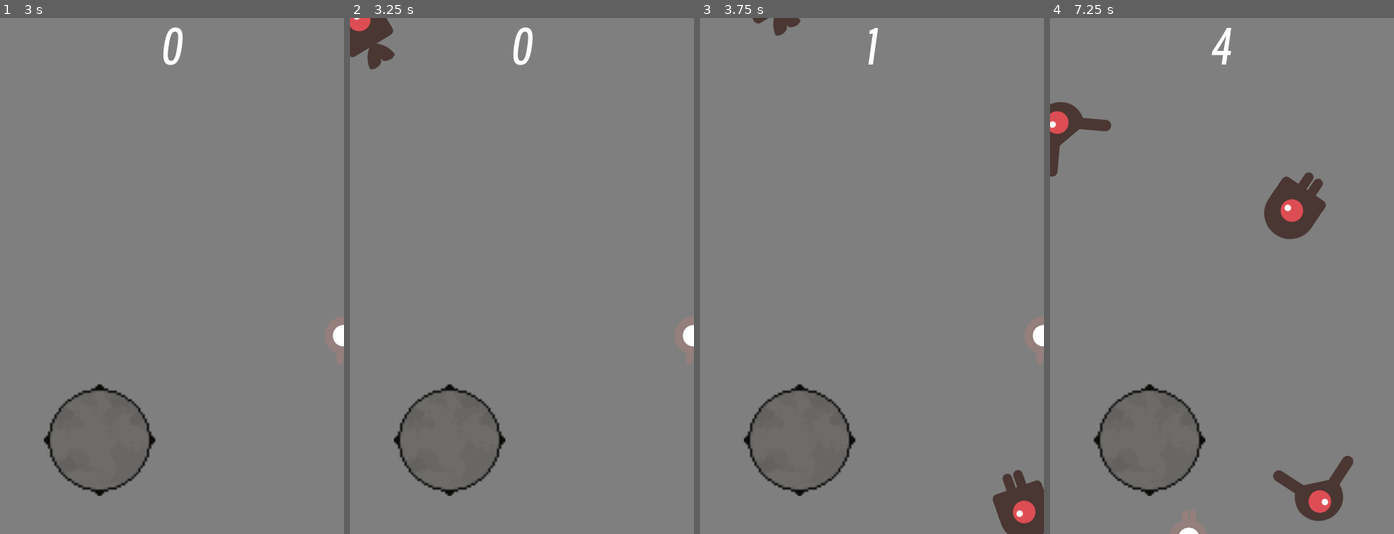
Above: before the commit, frames 1-4 (left to right).
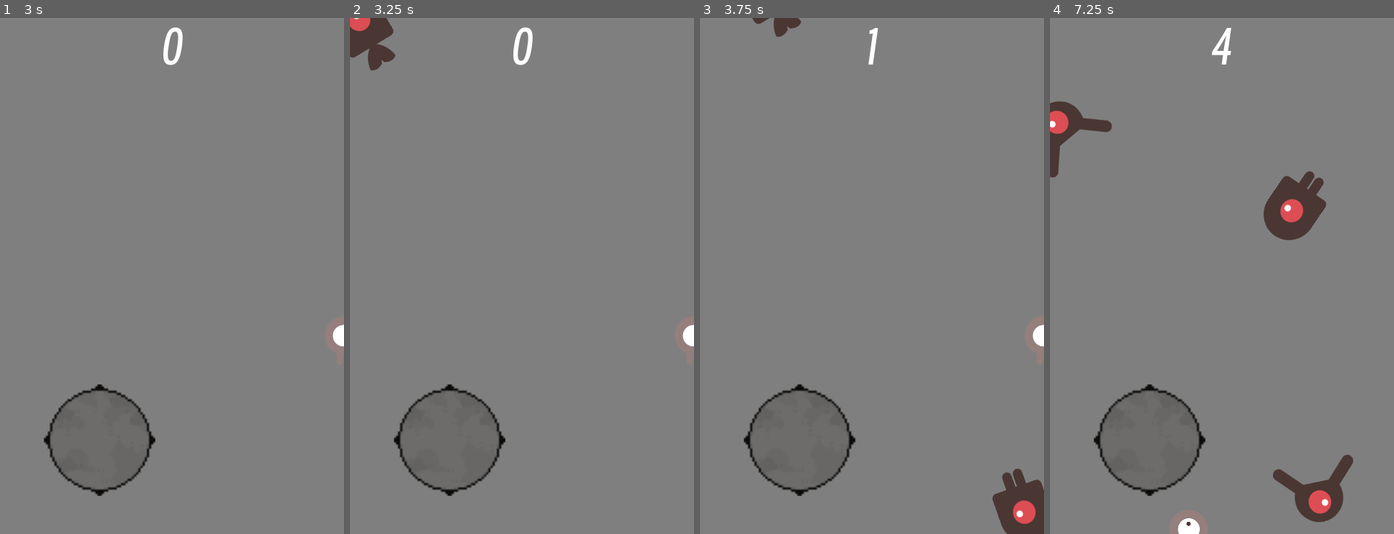
Above: after the commit, the same moments.

Repository: execute500/godot_demo
Game: Godot game, scene res://scene/main/main.tscn
Two runs of this game, one before a commit and one after it. Both use one fixed random seed, a clock stepped at 60 frames per second and the inputs below.
Inputs (mouse positions are in pixels of both pictures, inside the frame that each line leads up to):
- Up to frame 1 (3 s): click "开始" at 0.5 s; tap Enter at 1.25 s; move the mouse to (247, 250) at 1.27 s; hold Right (move_right) 1.28-2 s; click (247, 250) at 1.42 s; drag from (103, 301) to (154, 379) at 2.02 s; move the mouse to (206, 162) at 2.77 s; hold Right (move_right) from 2.78 s (still down)
- Up to frame 2 (3.25 s): keep holding Right (move_right)
- Up to frame 3 (3.75 s): release Right (move_right) at 3.5 s; drag from (854, 379) to (768, 198) at 3.52 s
- Up to frame 4 (7.25 s): move the mouse to (1325, 353) at 4.27 s; hold Left (move_left) 4.28-5 s; drag from (1118, 198) to (1194, 337) at 5.02 s; move the mouse to (1239, 276) at 5.77 s; hold Down (move_down) 5.78-6.5 s; click (1239, 276) at 5.92 s; drag from (1170, 147) to (1153, 301) at 6.52 s

Frame 1 is identical in both runs. In frame 2, less than 0.1% of the frame differs, in the area x 0-14%, y 0-11%; in frame 3, 0.1%; in frame 4, 0.4%, in the area x 0-89%, y 16-100%.

Commit message:
调整怪物碰撞箱

Diff:
--- a/scene/mob/mob.gd
+++ b/scene/mob/mob.gd
@@ -2,7 +2,29 @@
 
 func _ready() -> void:
 	var mob_types = Array($AnimatedSprite2D.sprite_frames.get_animation_names())
-	$AnimatedSprite2D.animation = mob_types.pick_random()
+	var mob_type = mob_types.pick_random()
+	var mob_frame = $AnimatedSprite2D.frame
+
+	$AnimatedSprite2D.animation = mob_type
+
+	$SwimLegShape2D.set_deferred('disabled', true)
+	$Fly0LeftLegShape2D.set_deferred('disabled', true)
+	$Fly0RightLegShape2D.set_deferred('disabled', true)
+	$Fly1HeadShape2D.set_deferred('disabled', true)
+	$Fly1LegShape2D.set_deferred('disabled', true)
+	if mob_type == 'swim' and mob_frame == 1:
+		$SwimLegShape2D.set_deferred('disabled', false)
+	elif mob_type == 'fly':
+		$BodyShape2D.set_deferred('disabled', true)
+		$LeftLegShape2D.set_deferred('disabled', true)
+		$RightLegShape2D.set_deferred('disabled', true)
+		if mob_frame == 0:
+			$Fly0LeftLegShape2D.set_deferred('disabled', false)
+			$Fly0RightLegShape2D.set_deferred('disabled', false)
+		elif mob_frame == 1:
+			$HeadShape2D.set_deferred('disabled', true)
+			$Fly1HeadShape2D.set_deferred('disabled', false)
+			$Fly1LegShape2D.set_deferred('disabled', false)
 
 func _on_visible_on_screen_notifier_2d_screen_exited() -> void:
 	queue_free()
--- a/scene/mob/mob.tscn
+++ b/scene/mob/mob.tscn
@@ -46,7 +46,28 @@
 
 [sub_resource type="CapsuleShape2D" id="CapsuleShape2D_eqsov"]
 radius = 48.0
-height = 132.0
+height = 96.0
+
+[sub_resource type="RectangleShape2D" id="RectangleShape2D_4u50n"]
+size = Vector2(72, 42)
+
+[sub_resource type="CapsuleShape2D" id="CapsuleShape2D_wwl5v"]
+radius = 6.9
+height = 28.0
+
+[sub_resource type="RectangleShape2D" id="RectangleShape2D_wwl5v"]
+size = Vector2(63, 23.5)
+
+[sub_resource type="CapsuleShape2D" id="CapsuleShape2D_4u50n"]
+radius = 8.0
+height = 53.7381
+
+[sub_resource type="CircleShape2D" id="CircleShape2D_wwl5v"]
+radius = 33.0
+
+[sub_resource type="CapsuleShape2D" id="CapsuleShape2D_51uj1"]
+radius = 8.0
+height = 140.0
 
 [node name="Mob" type="RigidBody2D" groups=["mobs"]]
 collision_mask = 0
@@ -55,16 +76,53 @@
 
 [node name="AnimatedSprite2D" type="AnimatedSprite2D" parent="."]
 rotation = -1.5708
-scale = Vector2(0.75, 0.75)
+scale = Vector2(0.778646, 0.75)
 sprite_frames = SubResource("SpriteFrames_yscv0")
 animation = &"walk"
 
-[node name="CollisionShape2D" type="CollisionShape2D" parent="."]
+[node name="VisibleOnScreenNotifier2D" type="VisibleOnScreenNotifier2D" parent="."]
+visible = false
+position = Vector2(-3.8147e-06, 0)
+scale = Vector2(3.6, 5)
+
+[node name="HeadShape2D" type="CollisionShape2D" parent="."]
+position = Vector2(0, -15)
 scale = Vector2(0.75, 0.75)
 shape = SubResource("CapsuleShape2D_eqsov")
 
-[node name="VisibleOnScreenNotifier2D" type="VisibleOnScreenNotifier2D" parent="."]
-position = Vector2(-3.8147e-06, 0)
-scale = Vector2(3.6, 5)
+[node name="BodyShape2D" type="CollisionShape2D" parent="."]
+position = Vector2(0, 7)
+shape = SubResource("RectangleShape2D_4u50n")
+
+[node name="LeftLegShape2D" type="CollisionShape2D" parent="."]
+position = Vector2(-9, 37.5)
+shape = SubResource("CapsuleShape2D_wwl5v")
+
+[node name="RightLegShape2D" type="CollisionShape2D" parent="."]
+position = Vector2(7, 37)
+shape = SubResource("CapsuleShape2D_wwl5v")
+
+[node name="SwimLegShape2D" type="CollisionShape2D" parent="."]
+position = Vector2(0, 39.75)
+shape = SubResource("RectangleShape2D_wwl5v")
+
+[node name="Fly0LeftLegShape2D" type="CollisionShape2D" parent="."]
+position = Vector2(-36, 20)
+rotation = 0.759218
+shape = SubResource("CapsuleShape2D_4u50n")
+
+[node name="Fly0RightLegShape2D" type="CollisionShape2D" parent="."]
+position = Vector2(37, 21)
+rotation = -0.759218
+shape = SubResource("CapsuleShape2D_4u50n")
+
+[node name="Fly1HeadShape2D" type="CollisionShape2D" parent="."]
+position = Vector2(0.5, 5)
+shape = SubResource("CircleShape2D_wwl5v")
+
+[node name="Fly1LegShape2D" type="CollisionShape2D" parent="."]
+position = Vector2(0, 20)
+rotation = 1.5708
+shape = SubResource("CapsuleShape2D_51uj1")
 
 [connection signal="screen_exited" from="VisibleOnScreenNotifier2D" to="." method="_on_visible_on_screen_notifier_2d_screen_exited"]
--- a/scene/player/player.gd
+++ b/scene/player/player.gd
@@ -32,11 +32,9 @@
 
 		if velocity.x != 0:
 				$AnimatedSprite2D.animation = "walk"
-				$AnimatedSprite2D.flip_v = false
 				$AnimatedSprite2D.flip_h = velocity.x < 0
 		elif velocity.y != 0:
 				$AnimatedSprite2D.animation = "up"
-				$AnimatedSprite2D.flip_v = velocity.y > 0
 
 
 @warning_ignore("unused_parameter")
@@ -44,10 +42,6 @@
 		hide()
 		hit.emit()
 
-		$CollisionShape2D.set_deferred("disabled", true)
-
 func start(pos: Vector2) -> void:
 		position = pos
 		show()
-
-		$CollisionShape2D.disabled = false
--- a/scene/player/player.tscn
+++ b/scene/player/player.tscn
@@ -31,20 +31,35 @@
 "speed": 5.0
 }]
 
-[sub_resource type="CapsuleShape2D" id="CapsuleShape2D_1jxqw"]
+[sub_resource type="CircleShape2D" id="CircleShape2D_ajqqa"]
 radius = 27.0
-height = 68.0
+
+[sub_resource type="CapsuleShape2D" id="CapsuleShape2D_rkmeh"]
+radius = 4.5
+height = 18.0
+
+[sub_resource type="CapsuleShape2D" id="CapsuleShape2D_732fb"]
+radius = 4.5
+height = 18.0
 
 [node name="Player" type="Area2D"]
 script = ExtResource("1_sweqy")
-metadata/_edit_group_ = true
 
 [node name="AnimatedSprite2D" type="AnimatedSprite2D" parent="."]
 scale = Vector2(0.5, 0.5)
 sprite_frames = SubResource("SpriteFrames_onrkg")
 animation = &"walk"
 
-[node name="CollisionShape2D" type="CollisionShape2D" parent="."]
-shape = SubResource("CapsuleShape2D_1jxqw")
+[node name="HeadShape2D" type="CollisionShape2D" parent="."]
+position = Vector2(0, -7)
+shape = SubResource("CircleShape2D_ajqqa")
+
+[node name="LeftLegShape2D" type="CollisionShape2D" parent="."]
+position = Vector2(-6, 25)
+shape = SubResource("CapsuleShape2D_rkmeh")
+
+[node name="RightLegShape2D" type="CollisionShape2D" parent="."]
+position = Vector2(4.6, 25)
+shape = SubResource("CapsuleShape2D_732fb")
 
 [connection signal="body_entered" from="." to="." method="_on_body_entered"]
Not shown: 1 places in scene/mob/mob.tscn that only renumber resources
Not shown: 1 places in scene/player/player.tscn that only renumber resources
